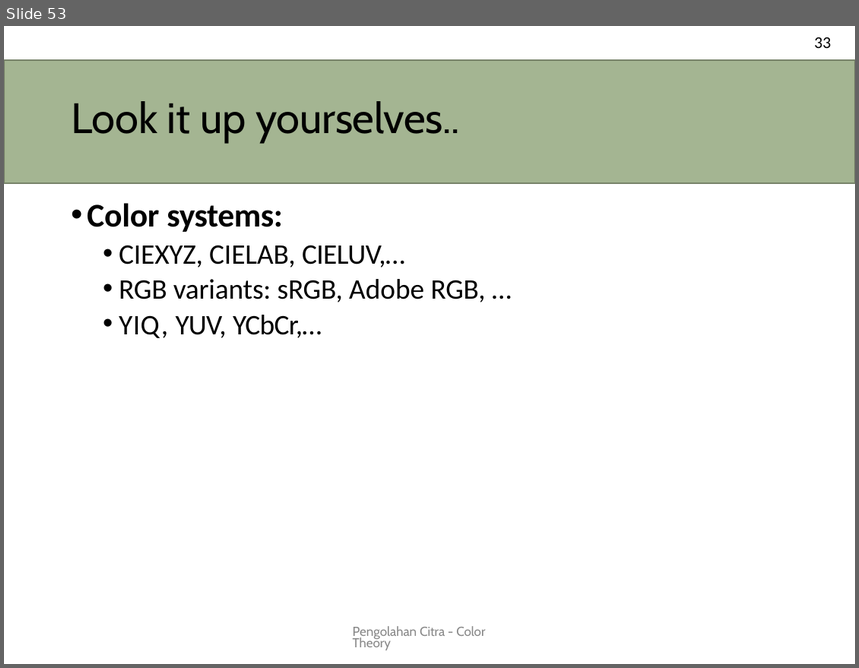
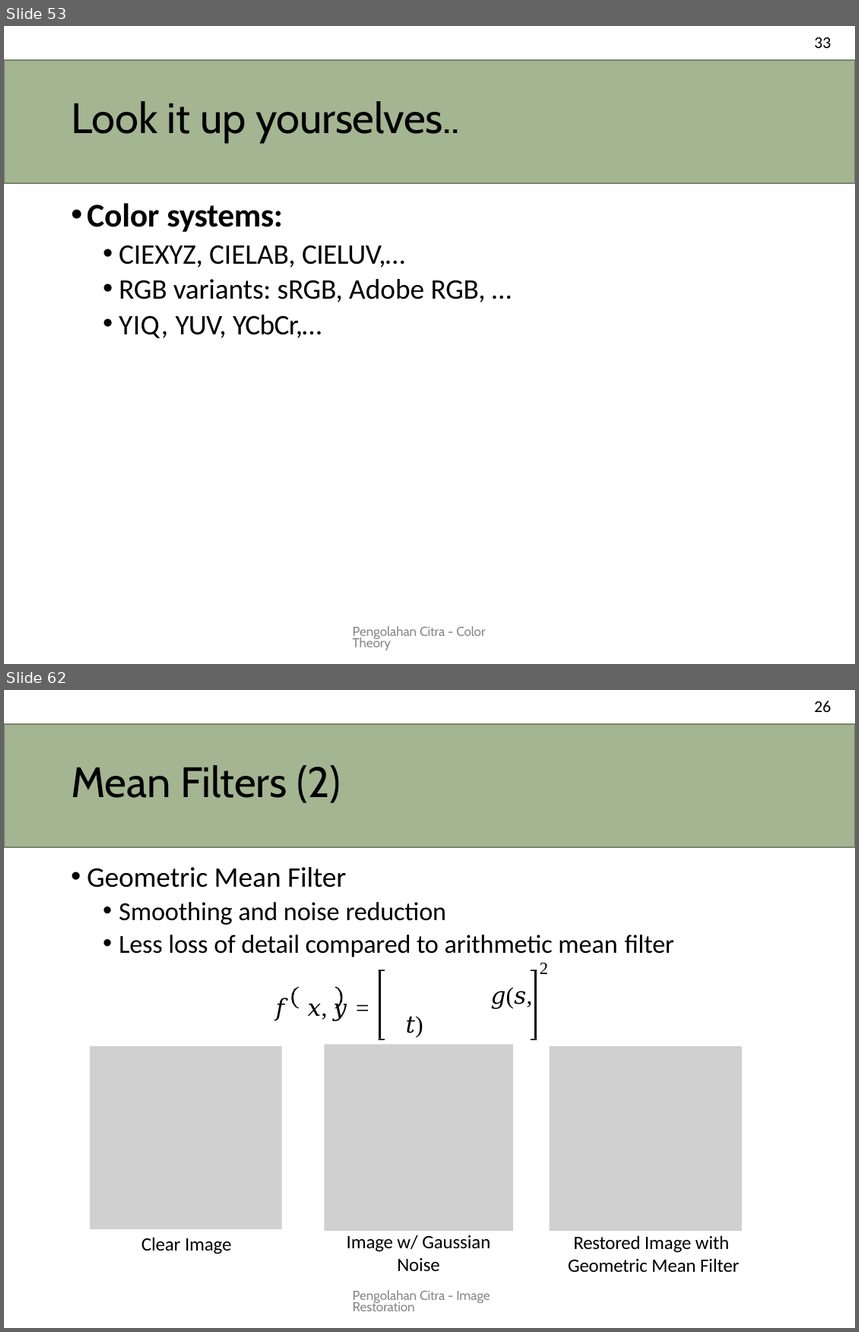
Before and after one commit to novalassalam/comvis, a slide deck: pencit.pptx. Shown one above the other, each under a label of ours: slide 53 before the commit, slides 53 and 62 after it; the slides between them are not shown. The pictures are 859x668 and 859x1332 pixels, drawn with LibreOffice and Linux fonts; fonts in the diff are those of the drawing; grey boxes stand for pictures. Boxes give left, top, right and bottom in pixels: in the first picture for what was removed or moved away, otherwise in the second. Text is boxed around its words. In the diff, an @@ line names an element or a change of style, - is before the commit and + after.

Commit message:
image restorasi

```diff
--- a/pencit.pptx
+++ b/pencit.pptx
@@ slide 62 added at (4,690,855,1328), background #FFFFFF @@
@@ text added at (814,701,831,712), 14 pt, text #000000 @@
+26
@@ title added at (4,724,855,847), fill #A4B592, outline #78846A 0.96 pt, 36 pt, text #000000 @@
+Mean Filters (2)
@@ text added at (87,867,674,958), 22 pt, text #000000 @@
+• Geometric Mean Filter
+  • Smoothing and noise reduction
+  • Less loss of detail compared to arithmetic mean filter
@@ text added at (540,963,548,974), 14.5 pt, text #000000 @@
+2
@@ freeform shape added at (379,970,385,971), fill #000000 @@
@@ freeform shape added at (379,971,379,1039), outline #000000 2.01 pt @@
@@ freeform shape added at (531,970,537,971), fill #000000 @@
@@ freeform shape added at (536,971,536,1039), outline #000000 2.02 pt @@
@@ text added at (276,997,347,1021), 20 pt, text #000000 @@
+𝑓 𝑥, 𝑦 =
@@ freeform shape added at (292,987,343,1009), fill #000000 @@
@@ text added at (406,991,526,1034), 14.5 pt, text #000000 @@
+𝑔(𝑠, 𝑡)
+(𝑠,𝑡)∈𝑆𝑥,𝑦
@@ picture added at (90,1046,282,1230) @@
@@ picture added at (324,1045,513,1231) @@
@@ freeform shape added at (379,1039,385,1040), fill #000000 @@
@@ freeform shape added at (531,1039,537,1040), fill #000000 @@
@@ picture added at (550,1046,743,1231) @@
@@ text added at (347,1235,490,1272), 16 pt, text #000000 @@
+Image w/ Gaussian
+Noise
@@ text added at (568,1236,739,1272), 16 pt, text #000000 @@
+Restored Image with Geometric Mean Filter
@@ text added at (142,1237,231,1255), 16 pt, text #000000 @@
+Clear Image
@@ text added at (353,1290,490,1312), 11 pt, text #888888 @@
+Pengolahan Citra - Image Restoration
```
Also in this commit, not shown: 10 other slides added.
